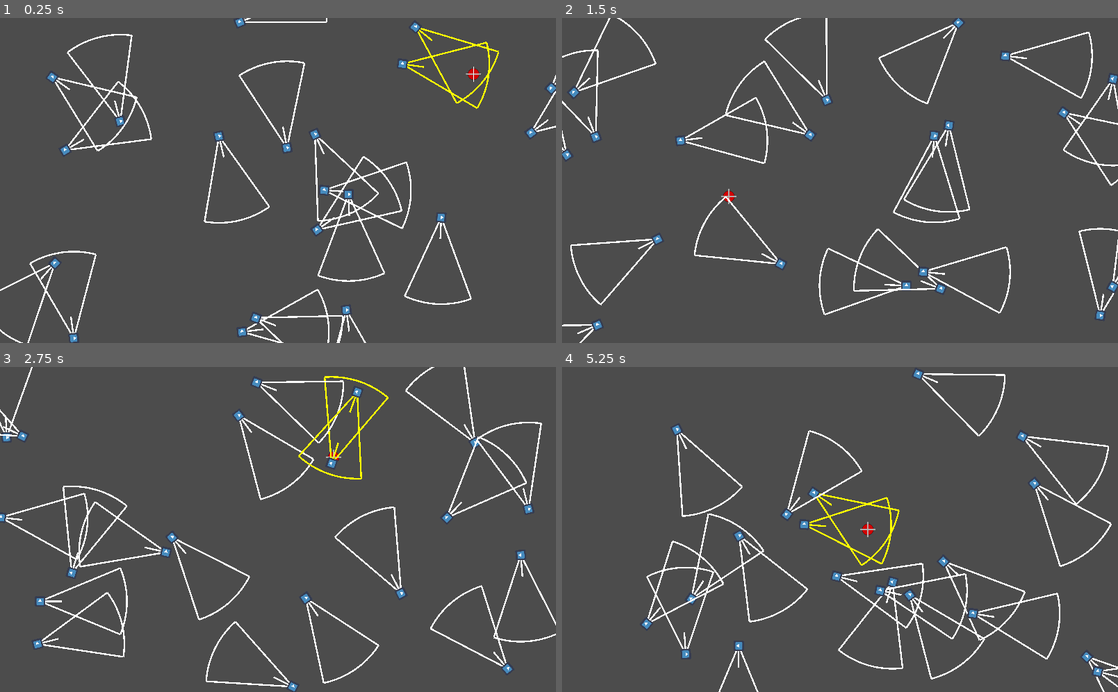
Above: before the commit, frames 1-4 (two rows, left to right).
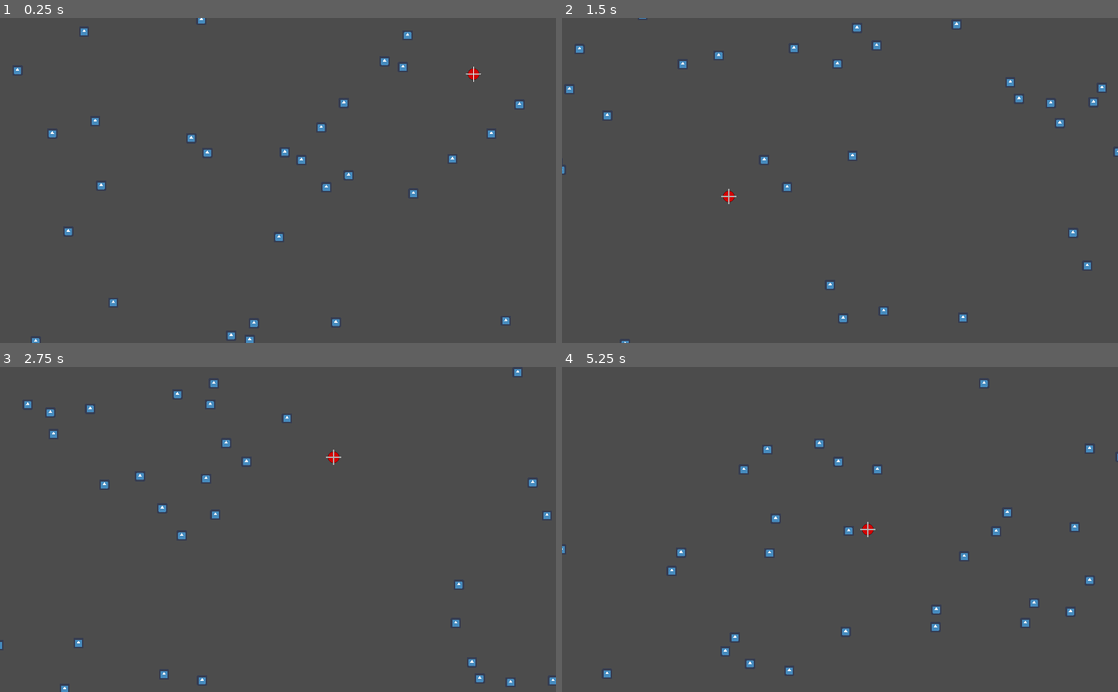
Above: after the commit, the same moments.

Repository: AndreaTerenz/BOIDS
Game: Godot game, scene res://scenes/Main.tscn
Same seed, same stepped clock (60 frames per second), same inputs: the game is played once before the commit and once after it. The engine's default icon, where the game draws it, is replaced by a stand-in: a white triangle on a blue panel in a dark square.
Inputs (mouse positions are in pixels of both pictures, inside the frame that each line leads up to):
- Up to frame 1 (0.25 s): no input
- Up to frame 2 (1.5 s): tap Enter (clear) at 0.5 s; move the mouse to (962, 164) at 0.52 s; tap Space (add_point) at 0.6 s; click (962, 164) at 0.67 s; move the mouse to (728, 196) at 1.27 s; click (728, 196) at 1.35 s
- Up to frame 3 (2.75 s): move the mouse to (333, 458) at 2.02 s; tap Enter (clear) at 2.1 s; click (333, 458) at 2.17 s
- Up to frame 4 (5.25 s): move the mouse to (812, 594) at 2.77 s; tap Space (add_point) at 2.85, 5.1 s; click (812, 594) at 2.92 s; move the mouse to (1006, 578) at 3.52 s; press the mouse at (1006, 578) at 3.53 s; move the mouse to (673, 480) at 4.27 s; release the mouse at (673, 480) at 4.28 s; tap Enter (clear) at 4.35 s; click (673, 480) at 4.42 s; move the mouse to (867, 529) at 5.02 s; click (867, 529) at 5.17 s

The runs differ from the first frame. In frame 1, 4.8% of the frame differs, in the area x 0-100%, y 0-100%; in frame 2, 4.8%; in frame 3, 5.4%; in frame 4, 5.2%.

Commit message:
Now each boid queries the QuadTree only once per frame

Diff:
--- a/scenes/Main.tscn
+++ b/scenes/Main.tscn
@@ -18,6 +18,3 @@
 [node name="Flock" type="Node2D" parent="."]
 script = ExtResource( 3 )
 target = NodePath("../Target")
-mode = 0
-count = 20
-showDebug = true
--- a/scripts/BoidController.gd
+++ b/scripts/BoidController.gd
@@ -113,61 +113,49 @@
 
 func getTotalAcceleration() -> Vector2:
 	var output = getDesire()
-	output += getSeparation()
-	if not(self.mode in [BOID_MODE.SEEK, BOID_MODE.FLEE]):
-
-		output += getAlignment()
-		output += getCohesion()
+	output += getFlockForces()
 
 	return output.clamped(MAX_FORCE)
 
-func getCohesion() -> Vector2:
-	var others = self.parent.getOtherBoidsInRange(self, COHESION_RADIUS*2)
-	var output : Vector2 = Vector2.ZERO
-	var count : int = 0
-
-	for o in others:
-		output += o.position
-		count += 1
-
-	if (count > 0):
-		output /= count
-		output  = getDesireToPosition(output)
-
-	return output
-
-func getAlignment() -> Vector2:
-	var others = self.parent.getOtherBoidsInRange(self, ALIGNMENT_RADIUS*2)
-	var output : Vector2 = Vector2.ZERO
-	var count : int = 0
-
-	for o in others:
-		output += o.velocity
-		count += 1
-
-	if (count > 0):
-		output /= count
-		output  = (output.normalized() * MAX_SPEED)
-		output -= self.velocity
-
-	return output
-
-func getSeparation() -> Vector2:
-	var others = self.parent.getOtherBoidsInRange(self, SEPARATION_RADIUS*2)
-	var output : Vector2 = Vector2.ZERO
-	var count : int = 0
-
-	for o in others:
-		var diff : Vector2 = (self.position - o.position).normalized()
-		output += diff
-		count += 1
-
-	if (count > 0):
-		output /= count
-		output  = (output.normalized() * MAX_SPEED)
-		output -= self.velocity
-
-	return output
+func getFlockForces() -> Vector2:
+	var totalOutput : Vector2 = Vector2.ZERO
+	var maxRadius : int = [SEPARATION_RADIUS, COHESION_RADIUS, ALIGNMENT_RADIUS].max()
+	var others : Array = self.parent.getOtherBoidsInRange(self, maxRadius*2)
+
+	if (others.size() > 0):
+		var cohIndx = 0
+		var sepIndx = 1
+		var alIndx = 2
+		var counts : Array = [0, 0, 0]
+		var outputs : Array = [Vector2.ZERO, Vector2.ZERO, Vector2.ZERO]
+
+		for o in others:
+			var dist = o.position.distance_squared_to(self.position)
+			if (dist <= pow(COHESION_RADIUS*2,2)):
+				outputs[cohIndx] += o.position
+				counts[cohIndx] += 1
+			if (dist <= pow(ALIGNMENT_RADIUS*2,2)):
+				outputs[alIndx] += o.velocity
+				counts[alIndx] += 1
+			if (dist <= pow(SEPARATION_RADIUS*2, 2)):
+				var diff : Vector2 = (self.position - o.position).normalized()
+				outputs[sepIndx] += diff
+				counts[sepIndx] += 1
+
+		if (counts[sepIndx] > 0):
+			outputs[sepIndx] /= counts[sepIndx]
+			outputs[sepIndx] = (outputs[sepIndx].normalized() * MAX_SPEED)
+			totalOutput += outputs[sepIndx] - self.velocity
+		if not(self.mode in [BOID_MODE.SEEK, BOID_MODE.FLEE]):
+			if (counts[cohIndx] > 0):
+				outputs[cohIndx] /= counts[cohIndx]
+				totalOutput += getDesireToPosition(outputs[cohIndx])
+			if (counts[alIndx] > 0):
+				outputs[alIndx] /= counts[alIndx]
+				outputs[alIndx] = (outputs[alIndx].normalized() * MAX_SPEED)
+				totalOutput += outputs[alIndx] - self.velocity
+
+	return totalOutput
 
 func getDesire() -> Vector2:
 	return getDesireToPosition(self.lastTargetPos)
--- a/scripts/FlockController.gd
+++ b/scripts/FlockController.gd
@@ -7,7 +7,7 @@
 export(PackedScene) var boidScene = preload("res://scenes/Boid.tscn")
 export(NodePath) var target : NodePath
 export(BOID_MODE) var mode = BOID_MODE.DRIFT
-export(int, 1, 250, 1) var count = 5
+export(int, 1, 310, 1) var count = 30
 export(bool) var showDebug = false
 
 var qtree : QuadTree = null
